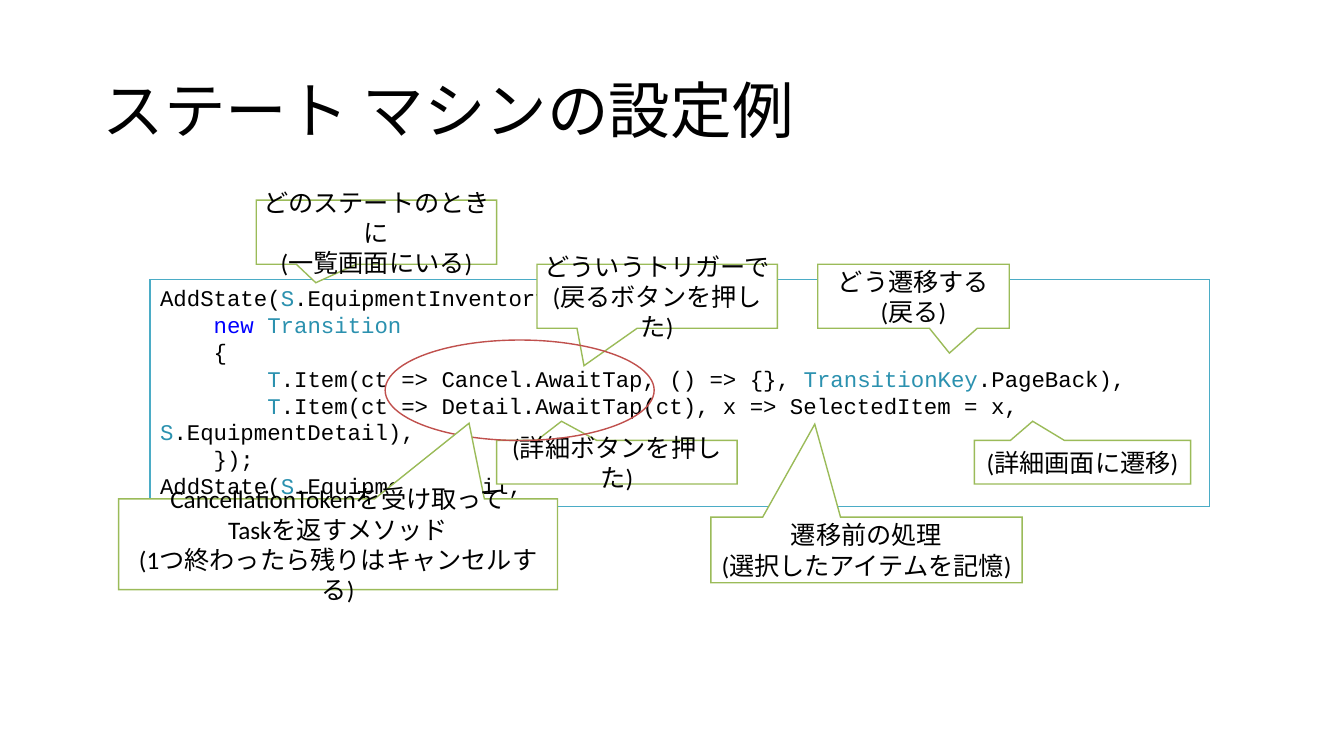
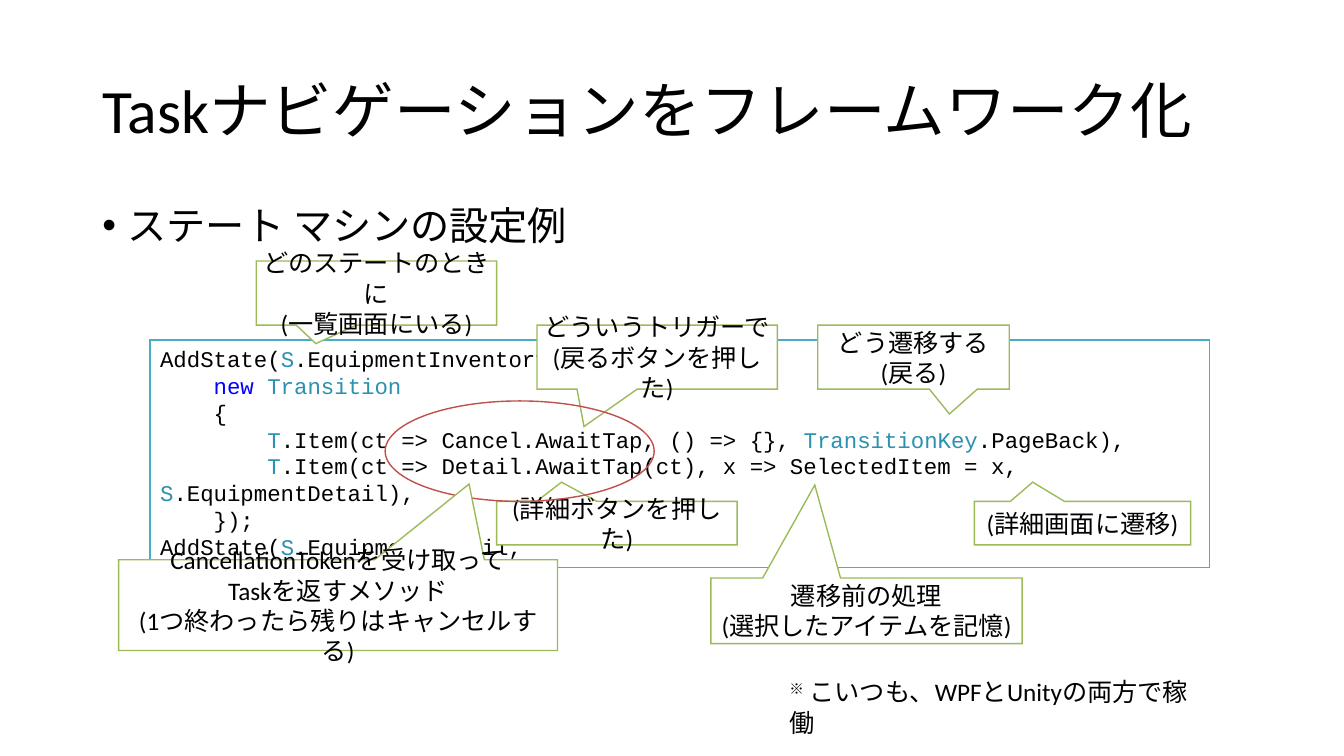
Before and after one commit to ppcuni/UnityCsharp20150321, a slide deck: slide 37 of doc/自社フレームワーク.pptx (slide 35 before the commit). Drawn at 1344x756 pixels with LibreOffice and Linux fonts; fonts in the diff are those of the drawing. Boxes give left, top, right and bottom in pixels: in the first picture for what was removed or moved away, otherwise in the second. Text is boxed around its words. In the diff, an @@ line names an element or a change of style, - is before the commit and + after.

```diff
--- a/doc/自社フレームワーク.pptx
+++ b/doc/自社フレームワーク.pptx
@@ title at <box>102,82,1191,138</box>: text changed @@
-ステート マシンの設定例
+Taskナビゲーションをフレームワーク化
@@ text added at <box>128,207,567,244</box>, 28 pt, text #000000 @@
+• ステート マシンの設定例
@@ 7 speech boxes, 1 rectangle, 1 ellipse: place and size @@
-7 speech boxes, 1 rectangle, 1 ellipse at <box>119,201,1210,590</box>
+7 speech boxes, 1 rectangle, 1 ellipse at <box>119,261,1210,650</box>
@@ text added at <box>810,679,1189,705</box>, 18 pt, text #000000 @@
+※ こいつも、WPFとUnityの両方で稼働
```
Also in this commit, not shown: 9 other slides changed, 2 slides added.
